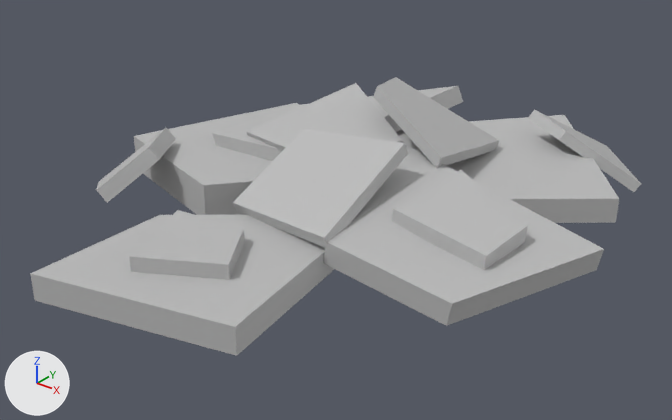
Two versions of the FBX model Assets/Models/Props/Residential props/debris.fbx, one commit apart.
Before and after are seen from a camera (50 mm lens) standing at (1.597, -2.065, 1.274) and looking at (0.057, -0.14, 0.081). The lights are fixed; the arrows at lower left show +X, +Y and +Z. Where no turn or scale is listed for an object, it has been applied to the vertices.

In view in the first picture: 'debris_1'.
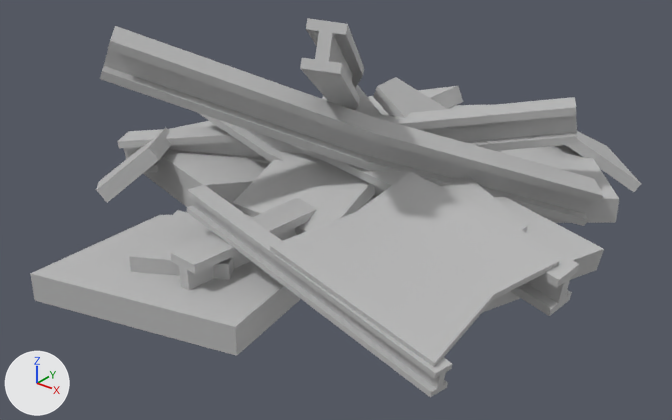
The newer file is also rescaled (x1.391), turned or shifted as a whole; pictures and numbers use the older file's frame.

Where the change shows, as pixel boxes [x1, y1, x2, y2] in the pictures (672 x 420 px):
```json
{"object": "debris2", "change": "added", "after": [100, 18, 603, 397]}
```

Edits to the scene script, one JSON object a line:
```json
{"op": "add", "block": "me_mesh_001", "code": ["me_mesh_001 = bpy.data.meshes.new('Mesh.001')", "me_mesh_001.from_pydata(...)  # 288 vertices, 544 faces; spans x -0.8..0.8, y -0.73..0.73, z -0.37..0.37", "me_mesh_001.materials.append(mat_lambert1)  # grey #bcbcbc"]}
{"op": "add", "block": "ob_debris2", "code": ["ob_debris2 = bpy.data.objects.new('debris2', me_mesh_001)", "ob_debris2.location = (0.017, 0.0, 0.375)"]}
```
